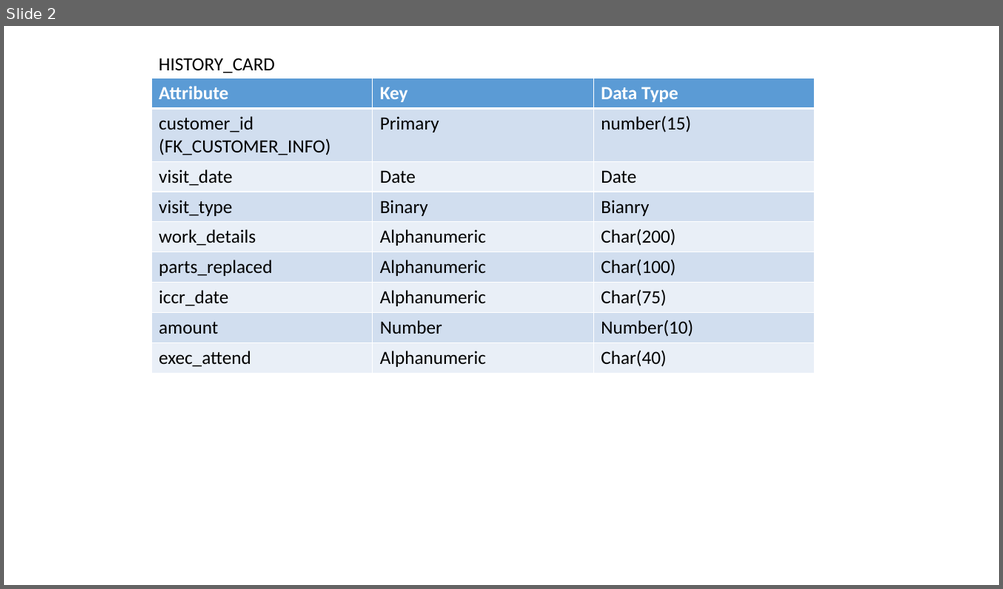
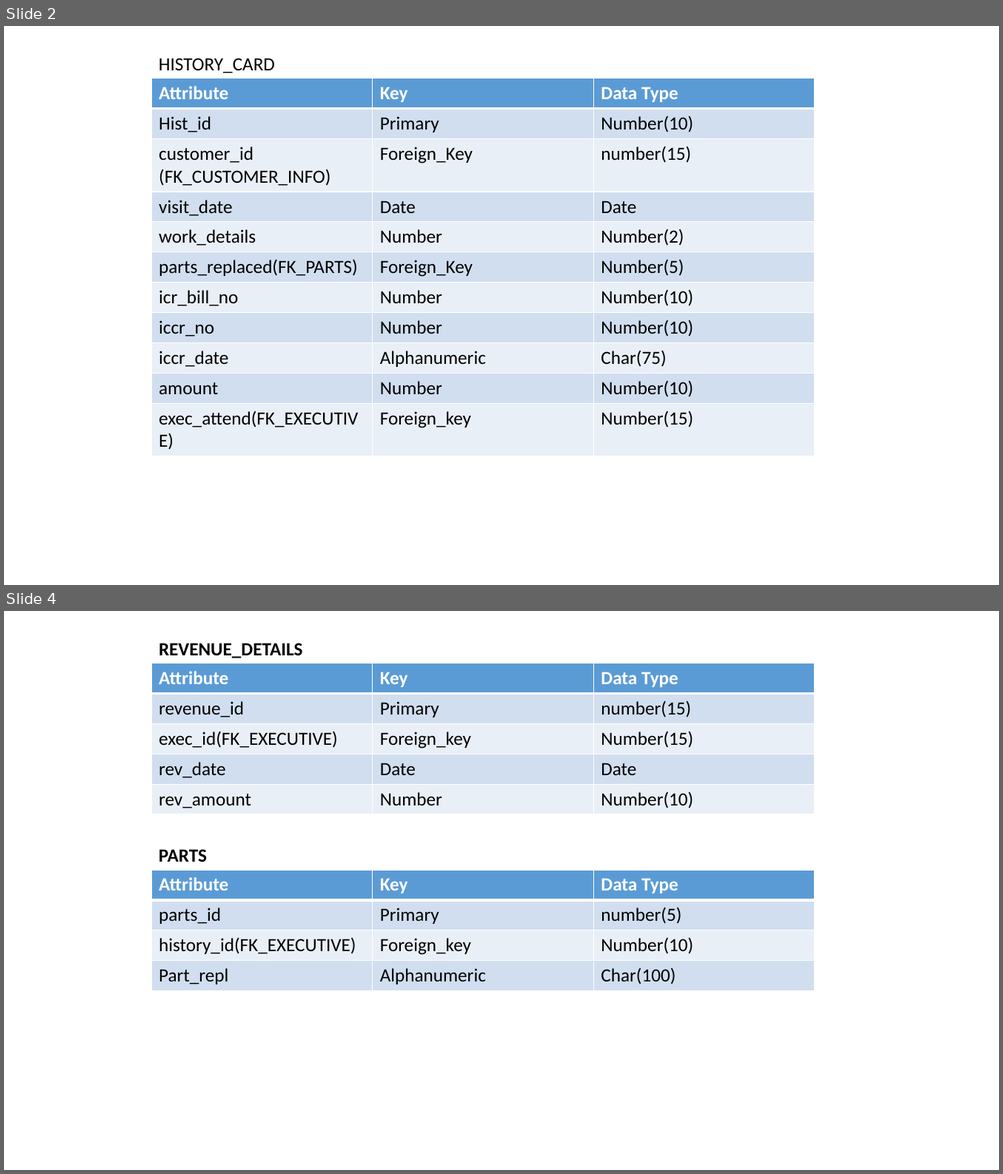
Before and after one commit to abhij1992/Project-PureOn, a slide deck: documents/database .pptx. Shown one above the other, each under a label of ours: slide 2 before the commit, slides 2 and 4 after it; the slides between them are not shown. The pictures are 1003x589 and 1003x1174 pixels, drawn with LibreOffice and Linux fonts; fonts in the diff are those of the drawing. Boxes give left, top, right and bottom in pixels: in the first picture for what was removed or moved away, otherwise in the second. Text is boxed around its words. In the diff, an @@ line names an element or a change of style, - is before the commit and + after.

```diff
--- a/documents/database .pptx
+++ b/documents/database .pptx
@@ slide 4 added at (4,611,999,1170), background #FFFFFF @@
@@ text added at (159,643,303,658), 18 pt, text #000000, bold @@
+REVENUE_DETAILS
@@ table added at (152,664,814,815), 5 rows, 3 columns @@
+Attribute | Key | Data Type
+revenue_id | Primary | number(15)
+exec_id(FK_EXECUTIVE) | Foreign_key | Number(15)
+rev_date | Date | Date
+rev_amount | Number | Number(10)
@@ text added at (159,849,207,862), 18 pt, text #000000, bold @@
+PARTS
@@ table added at (152,870,814,991), 4 rows, 3 columns @@
+Attribute | Key | Data Type
+parts_id | Primary | number(5)
+history_id(FK_EXECUTIVE) | Foreign_key | Number(10)
+Part_repl | Alphanumeric | Char(100)
@@ slide 2 changed as well @@
@@ table at (152,79,814,455) @@
-row 2: customer_id / (FK_CUSTOMER_INFO) | Primary | number(15)
+row 2: Hist_id | Primary | Number(10)
+row 3: customer_id / (FK_CUSTOMER_INFO) | Foreign_Key | number(15)
-row 4: visit_type | Binary | Bianry
-row 5: work_details | Alphanumeric | Char(200)
-row 6: parts_replaced | Alphanumeric | Char(100)
+row 5: work_details | Number | Number(2)
+row 6: parts_replaced(FK_PARTS) | Foreign_Key | Number(5)
+row 7: icr_bill_no | Number | Number(10)
+row 8: iccr_no | Number | Number(10)
-row 9: exec_attend | Alphanumeric | Char(40)
+row 11: exec_attend(FK_EXECUTIVE) | Foreign_key | Number(15)
```
Also in this commit, not shown: 2 other slides changed, 1 other slide added, 2 other files.
